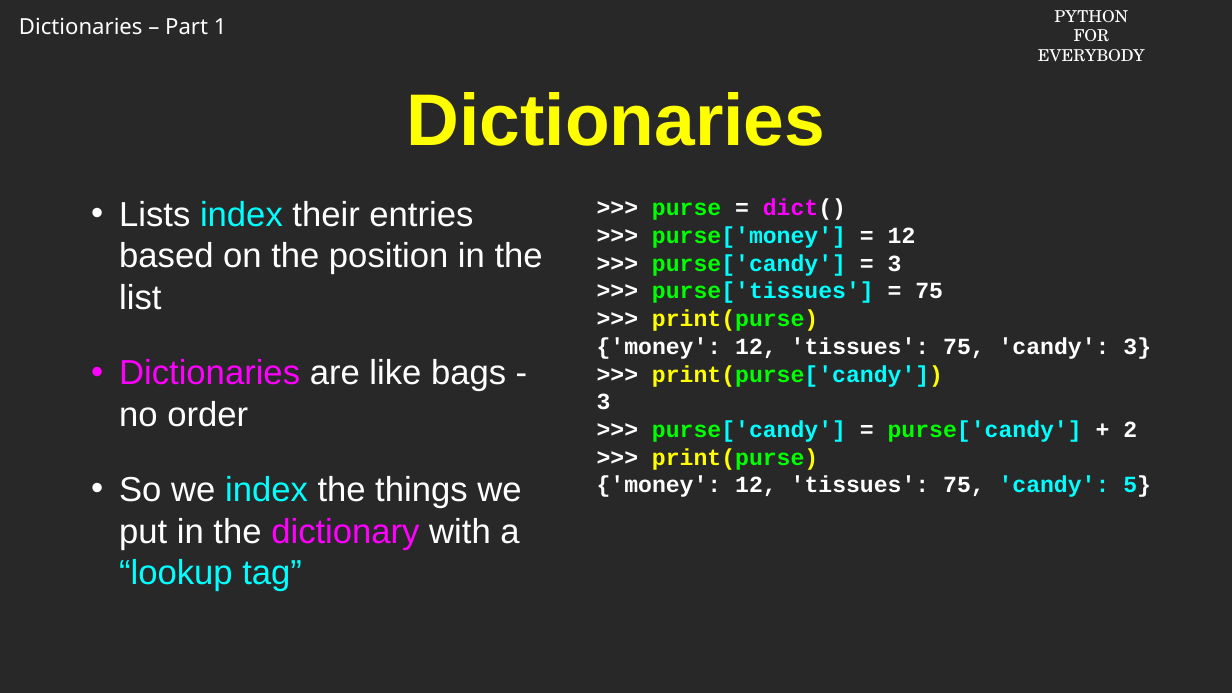
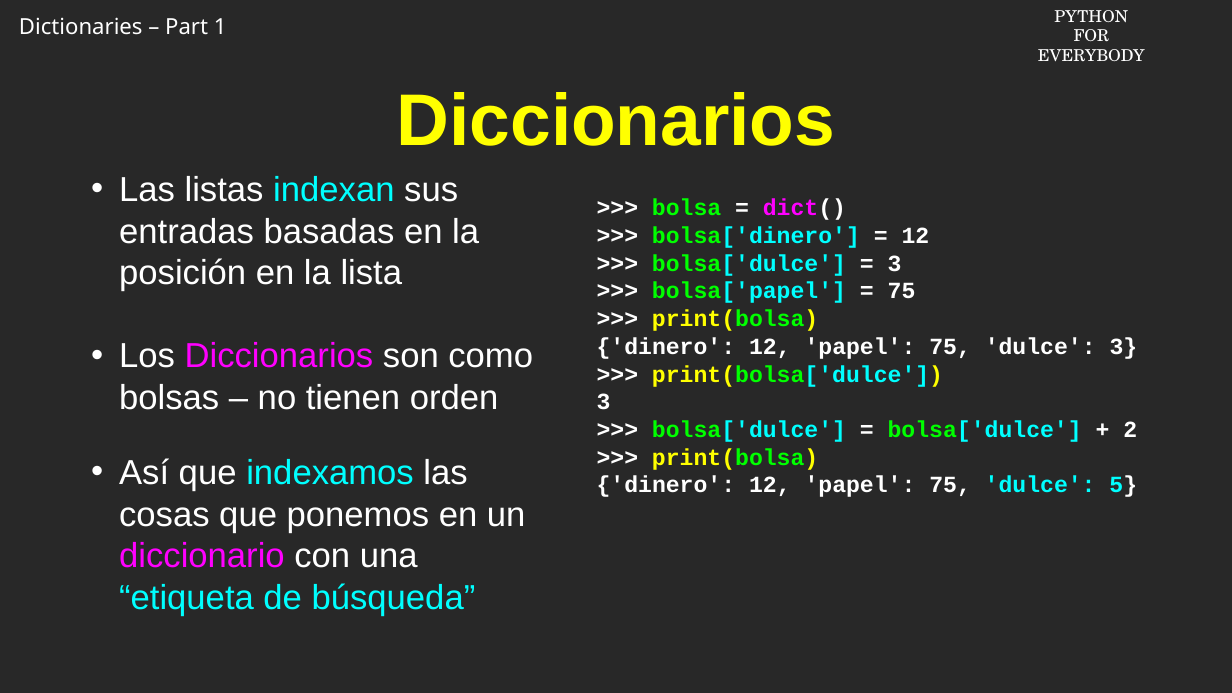
Before and after one commit to csev/py4e, a slide deck: slide 7 of ai/9.1.pptx. Drawn at 1232x693 pixels with LibreOffice and Linux fonts; fonts in the diff are those of the drawing; background and template pictures are left out. Boxes give left, top, right and bottom in pixels: in the first picture for what was removed or moved away, otherwise in the second. Text is boxed around its words. In the diff, an @@ line names an element or a change of style, - is before the commit and + after.

```diff
--- a/ai/9.1.pptx
+++ b/ai/9.1.pptx
@@ title at box(397, 92, 836, 146): text changed @@
-Dictionaries
+Diccionarios
@@ text at box(119, 176, 533, 616): text changed @@
-• Lists index their entries based on the position in the list
-• Dictionaries are like bags - no order
-• So we index the things we put in the dictionary with a “lookup tag”
+• Las listas indexan sus entradas basadas en la posición en la lista
+• Los Diccionarios son como bolsas – no tienen orden
+• Así que indexamos las cosas que ponemos en un diccionario con una “etiqueta de búsqueda”
@@ text at box(597, 199, 1138, 387): text changed @@
->>> purse = dict()
->>> purse['money'] = 12
->>> purse['candy'] = 3
->>> purse['tissues'] = 75
->>> print(purse)
-{'money': 12, 'tissues': 75, 'candy': 3}
->>> print(purse['candy'])
+>>> bolsa = dict()
+>>> bolsa['dinero'] = 12
+>>> bolsa['dulce'] = 3
+>>> bolsa['papel'] = 75
+>>> print(bolsa)
+{'dinero': 12, 'papel': 75, 'dulce': 3}
+>>> print(bolsa['dulce'])
@@ text at box(597, 420, 1137, 497): text changed @@
->>> purse['candy'] = purse['candy'] + 2
->>> print(purse)
-{'money': 12, 'tissues': 75, 'candy': 5}
+>>> bolsa['dulce'] = bolsa['dulce'] + 2
+>>> print(bolsa)
+{'dinero': 12, 'papel': 75, 'dulce': 5}
```
Also in this commit, not shown: 4 other slides changed, 5 slides added, 5 slides removed.
